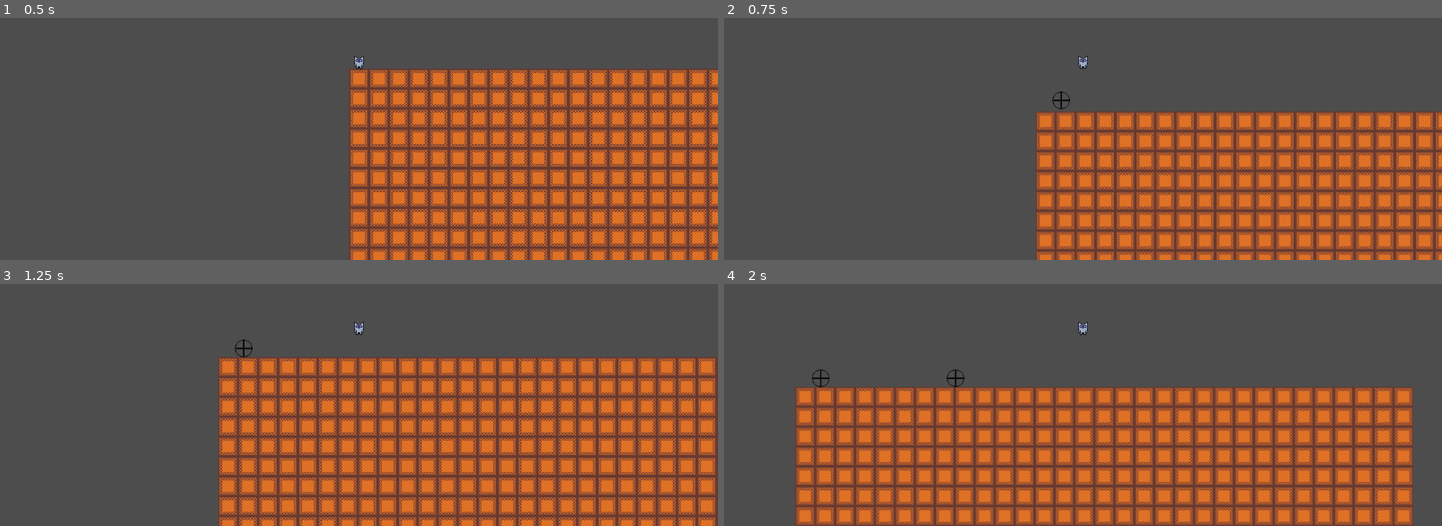
Above: before the commit, frames 1-4 (two rows, left to right).
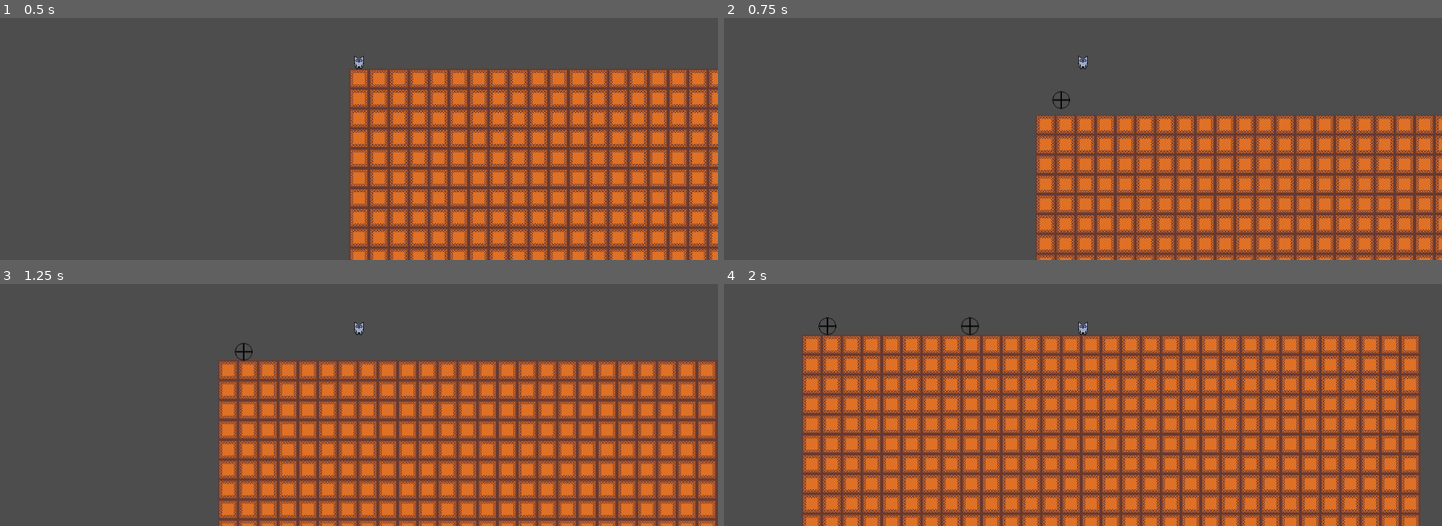
Above: after the commit, the same moments.

Repository: sullivan-lconnor/GodotDestructibleTerrain
Game: Godot game, scene res://Scenes/Game/game.tscn
The game is run twice, just before and just after one commit, with the same random seed, the same clock (stepped at 60 frames per second) and the same inputs.
Inputs (mouse positions are in pixels of both pictures, inside the frame that each line leads up to):
- Up to frame 1 (0.5 s): no input
- Up to frame 2 (0.75 s): tap Enter (ui_accept) at 0.5 s; move the mouse to (1240, 39) at 0.52 s; hold Right (ui_right) from 0.53 s (still down); tap E (use_item) at 0.6 s; click (1240, 39) at 0.67 s
- Up to frame 3 (1.25 s): keep holding Right (ui_right); tap Enter (ui_accept) at 0.77 s
- Up to frame 4 (2 s): keep holding Right (ui_right); move the mouse to (939, 344) at 1.27 s; tap E (use_item) at 1.35 s; click (939, 344) at 1.42 s; tap Enter (ui_accept) at 1.52 s

Frame 1 is identical in both runs. In frame 2, 18% of the frame differs, in the area x 43-100%, y 30-100%; in frame 3, 25%; in frame 4, 59%, in the area x 9-97%, y 13-100%.

Commit message:
add pickaxe

Diff:
--- a/Scenes/Bomb/bomb.gd
+++ b/Scenes/Bomb/bomb.gd
@@ -53,7 +53,7 @@
 
 		# If the split status is true, reset the timer for the shortest time possible
 		if split_status:
-			$Timer.wait_time = 0.1
+			$Timer.wait_time = 0.05
 			$Timer.start()
 		else:
 			print_debug("BOOM!")
--- /dev/null
+++ b/Scenes/Pickaxe/pickaxe.gd
@@ -0,0 +1,51 @@
+extends Node2D
+
+@export var cooldown := 0.01
+@export var radius := 10
+@export var pickaxe_radius = 50
+
+var hit_area: Area2D
+var can_activate := true  # Variable to track if activation is allowed
+
+func _ready():
+	# Set cooldown time
+	$Timer.wait_time = cooldown
+
+	# Create a temporary Area2D for collision detection
+	hit_area = Area2D.new()
+	var collision_shape = CollisionShape2D.new()
+	var shape = CircleShape2D.new()
+	shape.radius = radius
+	collision_shape.shape = shape
+	hit_area.add_child(collision_shape)
+	hit_area.set_deferred("monitoring", true)
+	add_child(hit_area)
+
+func activate(player_location, mouse_location) -> void:
+	var location = mouse_location
+	if can_activate:
+
+		var mouse_distance_from_player = player_location.distance_to(location)
+		if mouse_distance_from_player >= pickaxe_radius:
+			# Change the location to the clamped interpolated distance between the two points pickaxe_radius away
+			var direction = (location - player_location).normalized()
+			var clamped_location = player_location + direction * pickaxe_radius
+			hit_area.global_position = clamped_location
+		else:
+			# Position the explosion area at the desired position
+			hit_area.global_position = location
+
+		# Find the sand node and call split with the query
+		var sand = get_tree().get_first_node_in_group("sand")
+		if sand:
+			sand.split(hit_area)
+
+		can_activate = false  # Disable further activation until timer expires
+		$Timer.start()  # Start the cooldown timer
+
+# Called every frame. 'delta' is the elapsed time since the previous frame.
+func _process(delta: float) -> void:
+	pass
+
+func _on_timer_timeout() -> void:
+	can_activate = true  # Re-enable activation after the cooldown
--- /dev/null
+++ b/Scenes/Pickaxe/pickaxe.tscn
@@ -0,0 +1,11 @@
+[gd_scene load_steps=2 format=3 uid="uid://bomohlimpgd3i"]
+
+[ext_resource type="Script" path="res://Scenes/Pickaxe/pickaxe.gd" id="1_x24vl"]
+
+[node name="Pickaxe" type="Node2D"]
+script = ExtResource("1_x24vl")
+
+[node name="Timer" type="Timer" parent="."]
+one_shot = true
+
+[connection signal="timeout" from="Timer" to="." method="_on_timer_timeout"]
--- a/Scenes/Player/player.gd
+++ b/Scenes/Player/player.gd
@@ -3,7 +3,23 @@
 
 const SPEED = 300.0
 const JUMP_VELOCITY = -400.0
+@export var pickaxe_scene: PackedScene
 
+var pickaxe_instance # Variable to hold the instantiated pickaxe
+func _ready():
+	if pickaxe_scene:
+		pickaxe_instance = pickaxe_scene.instantiate()
+		add_child(pickaxe_instance)
+		#pickaxe_instance.visible = false  # Initially hide it, assuming it has a visible component
+
+func _process(delta: float) -> void:
+	if Input.is_mouse_button_pressed( 1 ): # Left click
+		var mouse_position = $Camera2D.get_global_mouse_position()
+		pickaxe_instance.activate(global_position, mouse_position)
+
+	# Check for bomb spawn input
+	if Input.is_action_just_pressed("use_item"):
+		spawn_bomb()
 
 func _physics_process(delta: float) -> void:
 	# Add the gravity.
@@ -24,9 +40,6 @@
 
 	move_and_slide()
 
-	# Check for bomb spawn input
-	if Input.is_action_just_pressed("use_item"):
-		spawn_bomb()
 
 @export var bomb_scene: PackedScene  # Assign Bomb.tscn in the Inspector
 func spawn_bomb():
--- a/Scenes/Player/player.tscn
+++ b/Scenes/Player/player.tscn
@@ -1,6 +1,7 @@
-[gd_scene load_steps=5 format=3 uid="uid://bqxs65hlnrrdl"]
+[gd_scene load_steps=6 format=3 uid="uid://bqxs65hlnrrdl"]
 
 [ext_resource type="Script" path="res://Scenes/Player/player.gd" id="1_gelh8"]
+[ext_resource type="PackedScene" uid="uid://bomohlimpgd3i" path="res://Scenes/Pickaxe/pickaxe.tscn" id="2_51ow2"]
 [ext_resource type="Texture2D" uid="uid://bw6gbhu8b700h" path="res://Assets/LilGuy-Sheet.png" id="2_l0mg6"]
 [ext_resource type="PackedScene" uid="uid://bekuxw06biiju" path="res://Scenes/Bomb/bomb.tscn" id="3_pi0c0"]
 
@@ -9,6 +10,7 @@
 
 [node name="Player" type="CharacterBody2D"]
 script = ExtResource("1_gelh8")
+pickaxe_scene = ExtResource("2_51ow2")
 bomb_scene = ExtResource("3_pi0c0")
 
 [node name="CollisionShape2D" type="CollisionShape2D" parent="."]
--- a/project.godot
+++ b/project.godot
@@ -54,3 +54,8 @@
 "events": [Object(InputEventKey,"resource_local_to_scene":false,"resource_name":"","device":-1,"window_id":0,"alt_press …(192 unchanged characters)…
 ]
 }
+mk_left={
+"deadzone": 0.5,
+"events": [Object(InputEventMouseButton,"resource_local_to_scene":false,"resource_name":"","device":-1,"window_id":0,"alt_pressed":false,"shift_pressed":false,"ctrl_pressed":false,"meta_pressed":false,"button_mask":0,"position":Vector2(0, 0),"global_position":Vector2(0, 0),"factor":1.0,"button_index":1,"canceled":false,"pressed":false,"double_click":false,"script":null)
+]
+}
Not shown, added: Scenes/Pickaxe/pic8DFF.tmp
